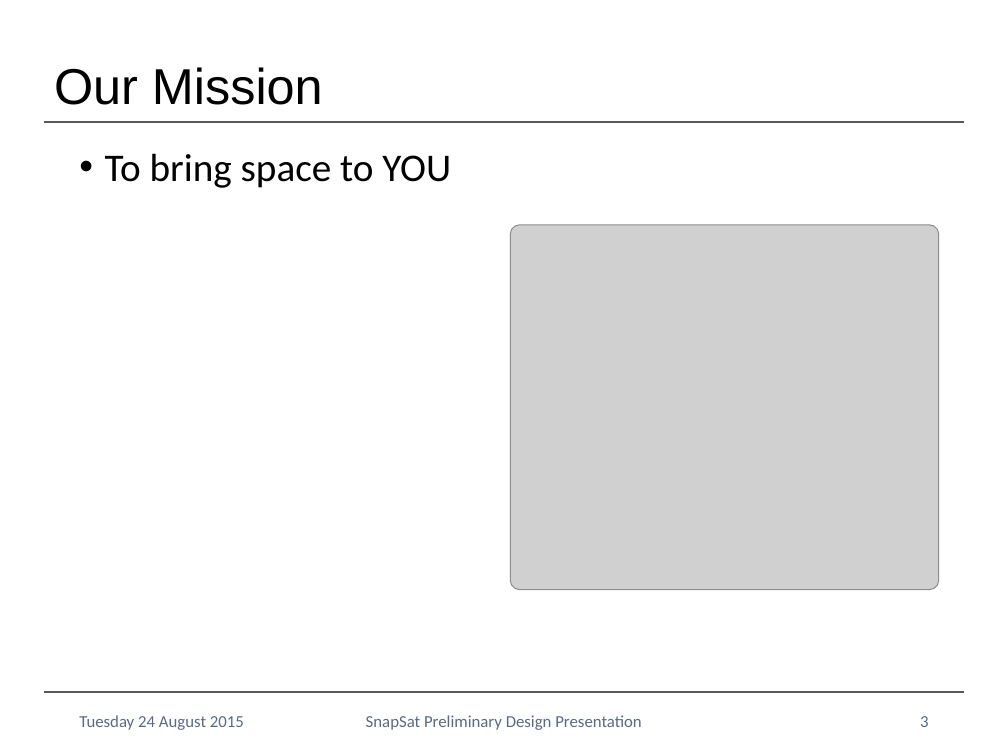
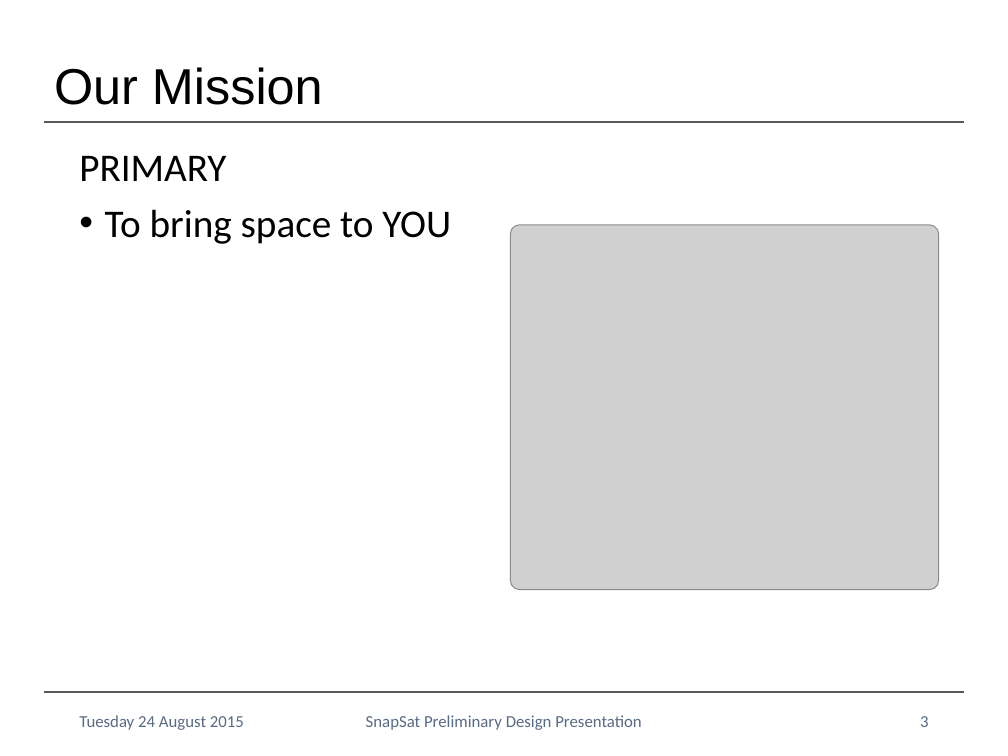
Before and after one commit to NikitaSardesai/AERO3760-Space-Engineering-2, a slide deck: slide 3 of Presentation/SnapSat PDR Presentation.pptx. Drawn at 1008x756 pixels with LibreOffice and Linux fonts; fonts in the diff are those of the drawing; grey boxes stand for pictures; background and template pictures are left out. Boxes give left, top, right and bottom in pixels: in the first picture for what was removed or moved away, otherwise in the second. Text is boxed around its words. In the diff, an @@ line names an element or a change of style, - is before the commit and + after.

```diff
--- a/Presentation/SnapSat PDR Presentation.pptx
+++ b/Presentation/SnapSat PDR Presentation.pptx
@@ text at (79,156,226,181): paragraph added @@
+PRIMARY
```
Also in this commit, not shown: 7 other slides changed, 2 slides added, 3 other files.
